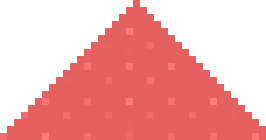
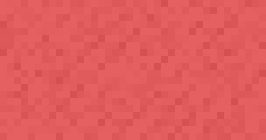
Layer changes from the first w=266, h=140 image to the second:
"Layer 3": blend addition → linear burn over [0, 0, 266, 140]
added layer "Layer 4" above "Layer 2" over [0, 0, 266, 140]
hid "Layer 2" over [0, 0, 266, 140]
